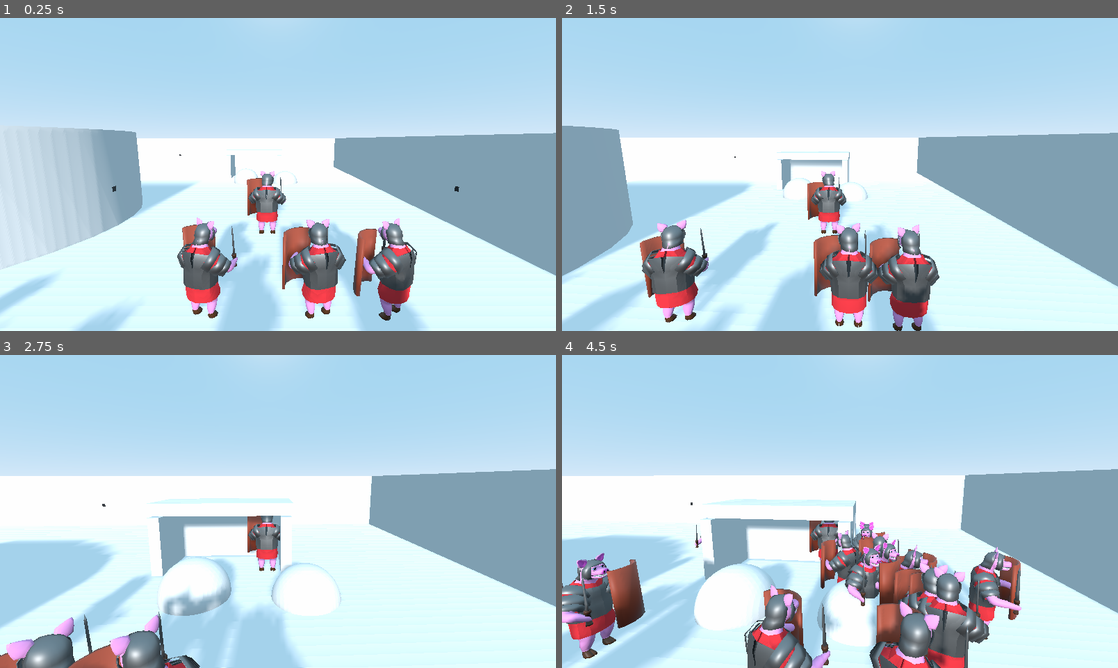
Above: before the commit, frames 1-4 (two rows, left to right).
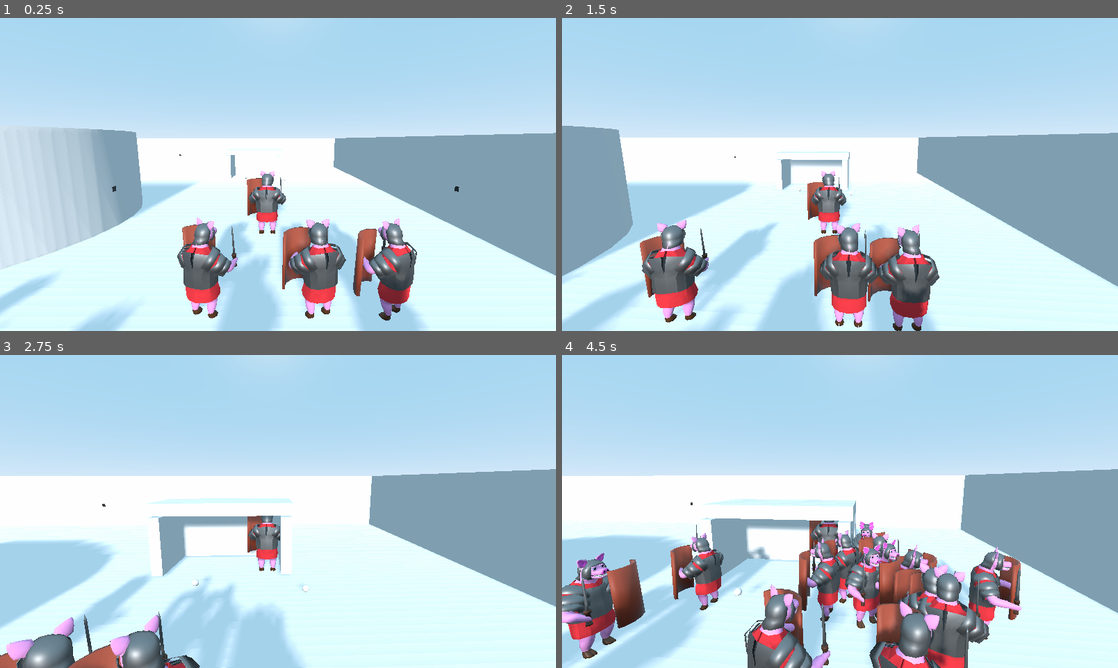
Above: after the commit, the same moments.

Repository: BVenturaDev/War-Pigs
Game: Godot game, scene res://scenes/levels/Test_Level.tscn
Same seed, same stepped clock (60 frames per second), same inputs: the game is played once before the commit and once after it.
Inputs (mouse positions are in pixels of both pictures, inside the frame that each line leads up to):
- Up to frame 1 (0.25 s): no input
- Up to frame 2 (1.5 s): move the mouse to (867, 174) at 0.52 s; hold W (move_forward) from 0.53 s (still down); tap Middle mouse button (charge) at 0.6 s; move the mouse to (812, 174) at 1.27 s; click (812, 174) at 1.35 s
- Up to frame 3 (2.75 s): keep holding W (move_forward); move the mouse to (289, 505) at 2.02 s; right-click (289, 505) at 2.1 s
- Up to frame 4 (4.5 s): keep holding W (move_forward); move the mouse to (834, 517) at 2.77 s; tap Middle mouse button (charge) at 2.85 s; move the mouse to (878, 514) at 3.52 s; click (878, 514) at 3.6 s; move the mouse to (795, 508) at 4.27 s; right-click (795, 508) at 4.35 s

The runs differ from the first frame. In frame 1, less than 0.1% of the frame differs, in the area x 42-54%, y 48-53%; in frame 2, 0.1%; in frame 3, 2.4%; in frame 4, 6.0%, in the area x 0-82%, y 56-98%.

Commit message:
Created raidable hut

Diff:
--- a/scenes/components/raid/DummyHut.tscn
+++ b/scenes/components/raid/DummyHut.tscn
@@ -17,43 +17,43 @@
 
 [node name="CollisionShape" type="CollisionShape" parent="."]
 transform = Transform( 1, 0, 0, 0, 1, 0, 0, 0, 1, 0.0633316, 1.03416, -1.20338 )
-shape = SubResource( 2 )
+shape = SubResource( 1 )
 
 [node name="CollisionShape2" type="CollisionShape" parent="."]
 transform = Transform( 0.116869, 0, 0, 0, 1, 0, 0, 0, 2.99111, -2.11844, 1.03416, -0.147659 )
-shape = SubResource( 2 )
+shape = SubResource( 1 )
 
 [node name="CollisionShape3" type="CollisionShape" parent="."]
 transform = Transform( 0.116869, 0, 0, 0, 1, 0, 0, 0, 2.99111, 2.29698, 1.03416, -0.147659 )
-shape = SubResource( 2 )
+shape = SubResource( 1 )
 
 [node name="CSGCombiner" type="CSGCombiner" parent="."]
 operation = 2
 
 [node name="MeshInstance" type="MeshInstance" parent="CSGCombiner"]
 transform = Transform( 0.186808, 0, 0, 0, 1, 0, 0, 0, 1, -2.09678, 1.01366, 0 )
-mesh = SubResource( 1 )
+mesh = SubResource( 2 )
 material/0 = null
 
 [node name="MeshInstance2" type="MeshInstance" parent="CSGCombiner"]
 transform = Transform( 0.186808, 0, 0, 0, 1, 0, 0, 0, 1, 2.28179, 1.01366, 0 )
-mesh = SubResource( 1 )
+mesh = SubResource( 2 )
 material/0 = null
 
 [node name="MeshInstance3" type="MeshInstance" parent="CSGCombiner"]
 transform = Transform( 2.4678, 0, 0, 0, 1, 0, 0, 0, 0.218273, 0.0654795, 1.01366, -1.26021 )
-mesh = SubResource( 1 )
+mesh = SubResource( 2 )
 material/0 = null
 
 [node name="MeshInstance4" type="MeshInstance" parent="CSGCombiner"]
 transform = Transform( 2.4678, 0, 0, 0, -4.37114e-08, -0.218273, 0, 1, -9.54102e-09, 0.0654795, 2.24485, -0.220126 )
-mesh = SubResource( 1 )
+mesh = SubResource( 2 )
 material/0 = null
 
-[node name="Positions" type="Node" parent="."]
+[node name="Positions" type="Spatial" parent="."]
 
 [node name="Position3D" type="Position3D" parent="Positions"]
-transform = Transform( 1, 0, 0, 0, 1, 0, 0, 0, 1, -0.429417, 0.0262634, 2.15974 )
+transform = Transform( 1, 0, 0, 0, 1, 0, 0, 0, 1, -0.429417, 0.318507, 2.15974 )
 
 [node name="Position3D1" type="Position3D" parent="Positions"]
-transform = Transform( 1, 0, 0, 0, 1, 0, 0, 0, 1, 2.74944, -0.159965, 2.28278 )
+transform = Transform( 1, 0, 0, 0, 1, 0, 0, 0, 1, 2.74944, 0.146598, 2.28278 )
--- a/scenes/components/raid/Pointer.tscn
+++ b/scenes/components/raid/Pointer.tscn
@@ -5,5 +5,6 @@
 [node name="Spatial" type="Spatial"]
 
 [node name="MeshInstance" type="MeshInstance" parent="."]
+transform = Transform( 0.1, 0, 0, 0, 0.1, 0, 0, 0, 0.1, 0, 0, 0 )
 mesh = SubResource( 1 )
 material/0 = null
--- a/src/components/Minion.gd
+++ b/src/components/Minion.gd
@@ -56,8 +56,15 @@
 			var position = body.give_position()
 			if position != null:	# Position available
 				raid_position = position
+				# MESS... Have target be position to move towards.
+				"""
+				Not setting target caused the pig to move to another direction.
+				This caused me a lot of time to figure it out.
+				"""
+				target = null
+				target = raid_position
 				# Move to that position in Hut
-				path_finder.update_path(raid_position)
+				path_finder.move_to(raid_position.global_transform.origin)
 				#path_finder.move_to(raid_position.translation)
 				raiding_entity = body
 				state = states.RAID
Not shown: 1 places in scenes/components/raid/DummyHut.tscn that only renumber resources
